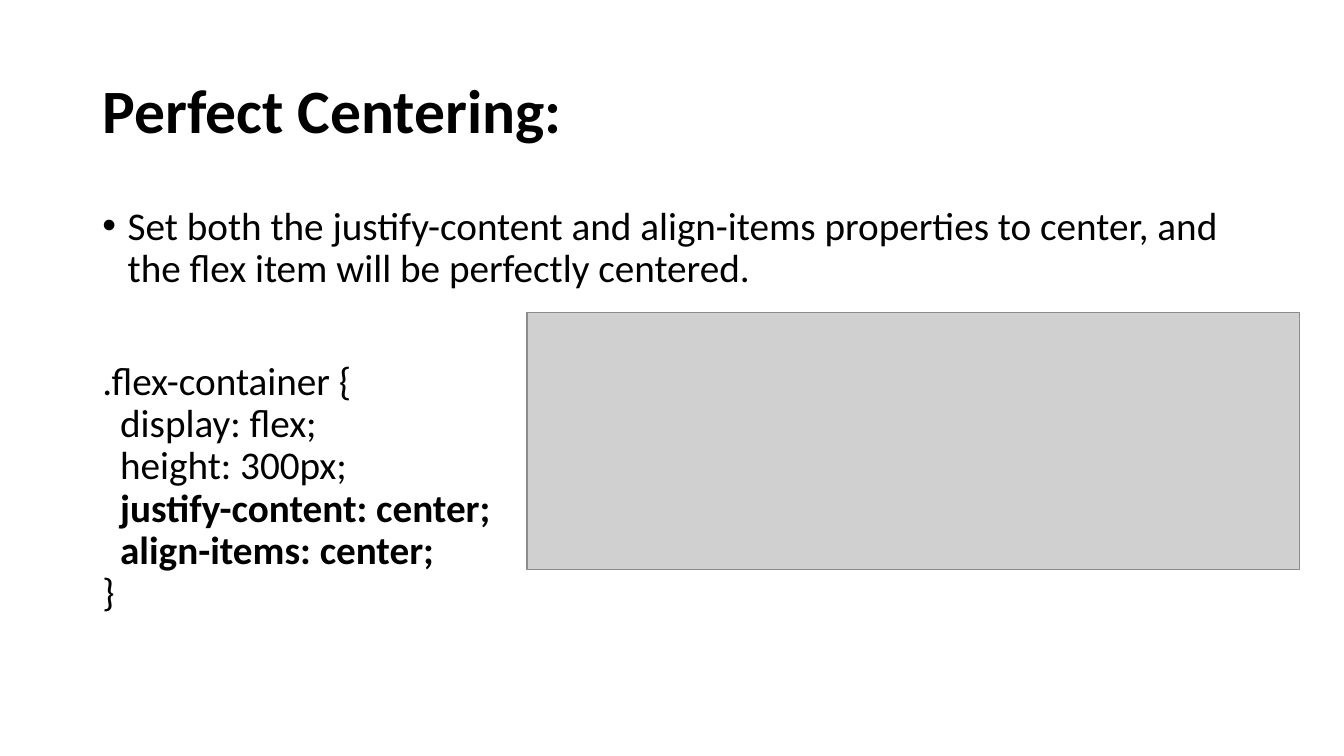
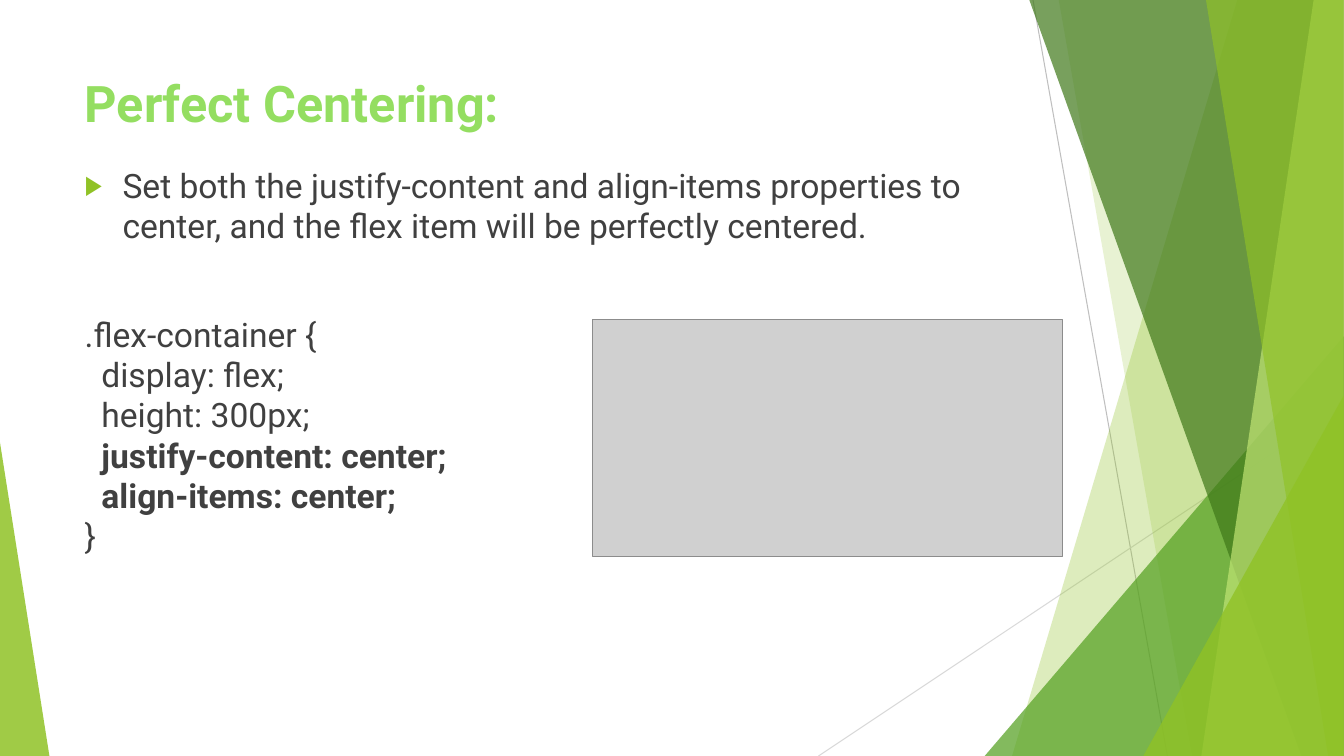
Before and after one commit to joeSuchan/flexboxProject, a slide deck: slide 19 of FlexBox 1D.pptx (slide 18 before the commit). Drawn at 1344x756 pixels with LibreOffice and Linux fonts; fonts in the diff are those of the drawing; grey boxes stand for pictures. Boxes give left, top, right and bottom in pixels: in the first picture for what was removed or moved away, otherwise in the second. Text is boxed around its words. In the diff, an @@ line names an element or a change of style, - is before the commit and + after.

```diff
--- a/FlexBox 1D.pptx
+++ b/FlexBox 1D.pptx
@@ title "Perfect Centering:": place and size @@
-title "Perfect Centering:" at [102, 89, 561, 144]
+title "Perfect Centering:" at [85, 83, 499, 133]
@@ title "Perfect Centering:" at [85, 83, 499, 133]: size 44 to 36 pt, font Calibri to Roboto, text colour #000000 to #94DE61; line spacing 0.9 to 1; vertical alignment middle to top @@
@@ text "Set both the justify-content and ...": place and size @@
-text "Set both the justify-content and ..." at [102, 212, 1217, 571]
+text "Set both the justify-content and ..." at [85, 172, 961, 515]
@@ text "Set both the justify-content and ..." at [85, 172, 961, 515]: size 28 to 24 pt, font Calibri to Roboto, text colour #000000 to #404040; bullet • to ▶; line spacing 0.9 to 1 @@
@@ picture: place and size @@
-picture at [527, 313, 1301, 570]
+picture at [593, 320, 1063, 557]
@@ group added at [0, 0, 1344, 756]: 5 freeform shapes, 3 triangles, 2 lines @@
```
Also in this commit, not shown: 26 other slides changed, 2 slides added.
